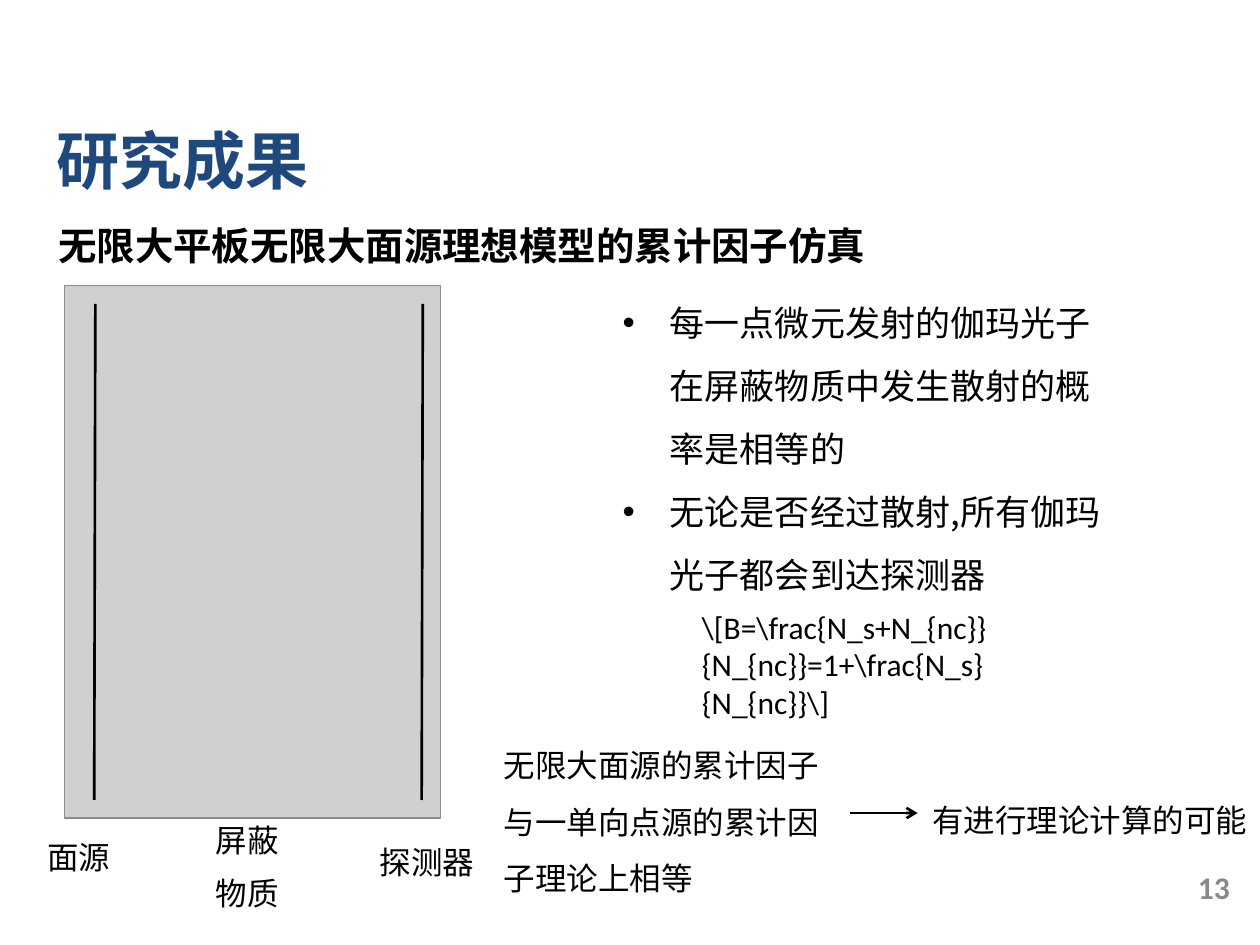
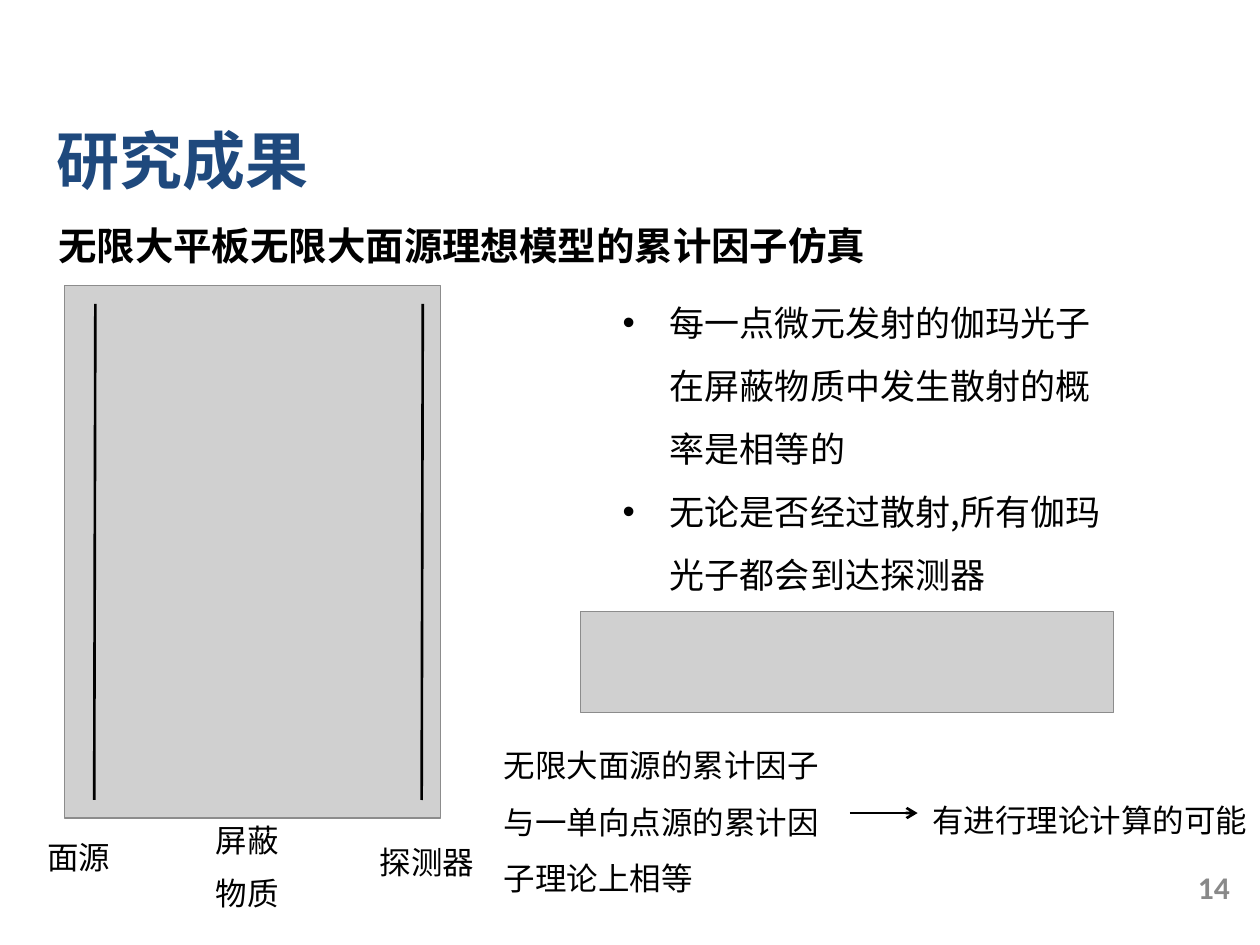
Before and after one commit to Apricot1024/GraduationProject, a slide deck: slide 14 of 2.中期/中期.pptx (slide 13 before the commit). Drawn at 1260x945 pixels with LibreOffice and Linux fonts; fonts in the diff are those of the drawing; grey boxes stand for pictures; background and template pictures are left out. Boxes give left, top, right and bottom in pixels: in the first picture for what was removed or moved away, otherwise in the second. Text is boxed around its words. In the diff, an @@ line names an element or a change of style, - is before the commit and + after.

```diff
--- a/2.中期/中期.pptx
+++ b/2.中期/中期.pptx
@@ picture added at (x1=581, y1=611, x2=1114, y2=712) @@
@@ text removed at (x1=702, y1=616, x2=987, y2=719) @@
-\[B=\frac{N_s+N_{nc}}{N_{nc}}=1+\frac{N_s}{N_{nc}}\]
@@ page number at (x1=1198, y1=878, x2=1230, y2=899): text changed @@
-13
+14
```
Also in this commit, not shown: 5 other slides changed, 1 slide added, 21 other files.
